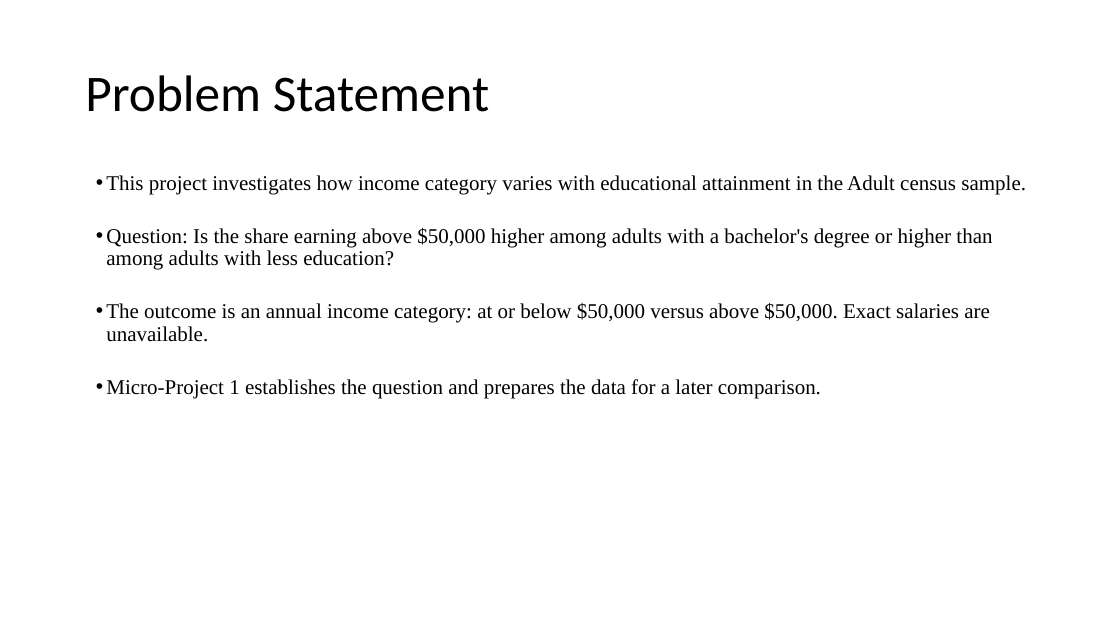
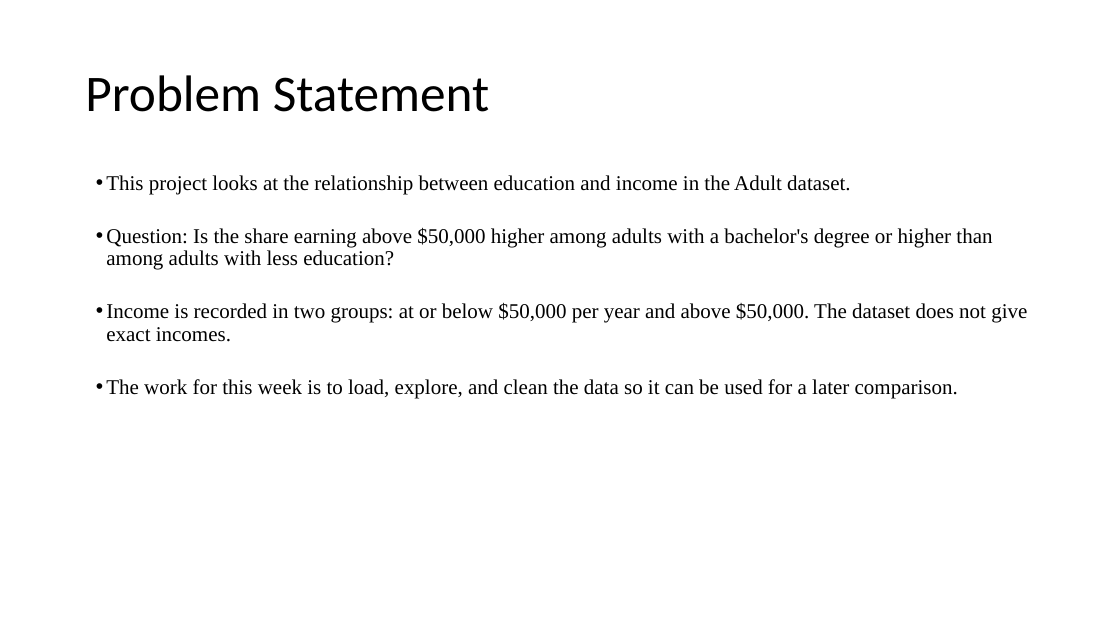
Before and after one commit to mascon0423/ANA500, a slide deck: slide 2 of deliverables/Douglas_Bobeck_ANA500_Micro_Project_1.pptx. Drawn at 1120x630 pixels with LibreOffice and Linux fonts; fonts in the diff are those of the drawing. Boxes give left, top, right and bottom in pixels: in the first picture for what was removed or moved away, otherwise in the second. Text is boxed around its words. In the diff, an @@ line names an element or a change of style, - is before the commit and + after.

Commit message:
Simplify project wording and refresh submission documents

```diff
--- a/deliverables/Douglas_Bobeck_ANA500_Micro_Project_1.pptx
+++ b/deliverables/Douglas_Bobeck_ANA500_Micro_Project_1.pptx
@@ text at bbox=[106, 175, 850, 194]: text changed @@
-• This project investigates how income category varies with educational attainment in the Adult census sample.
+• This project looks at the relationship between education and income in the Adult dataset.
@@ text at bbox=[106, 302, 1027, 399]: text changed @@
-• The outcome is an annual income category: at or below $50,000 versus above $50,000. Exact salaries are unavailable.
-• Micro-Project 1 establishes the question and prepares the data for a later comparison.
+• Income is recorded in two groups: at or below $50,000 per year and above $50,000. The dataset does not give exact incomes.
+• The work for this week is to load, explore, and clean the data so it can be used for a later comparison.
```
Also in this commit, not shown: 5 other slides changed, 4 other files.
